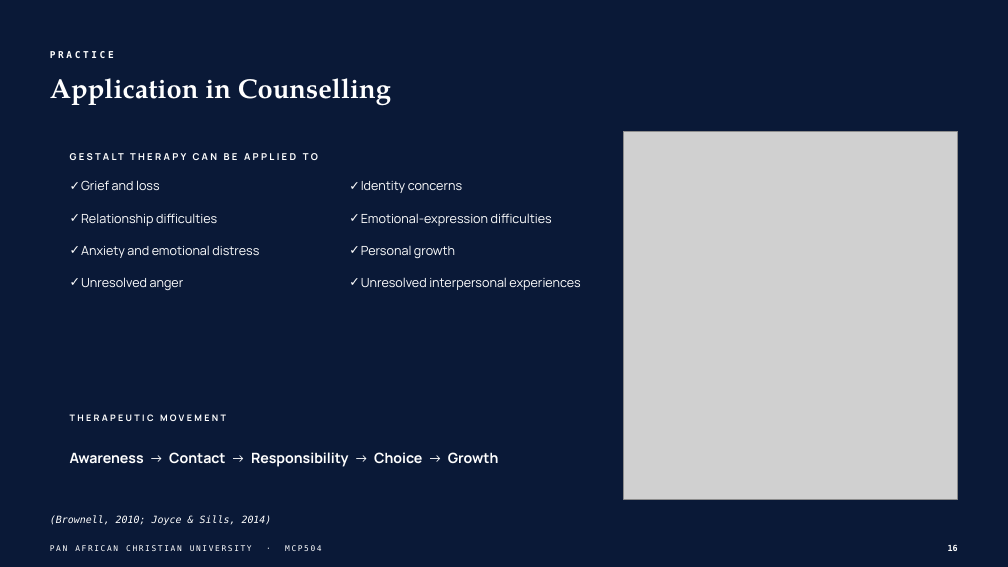
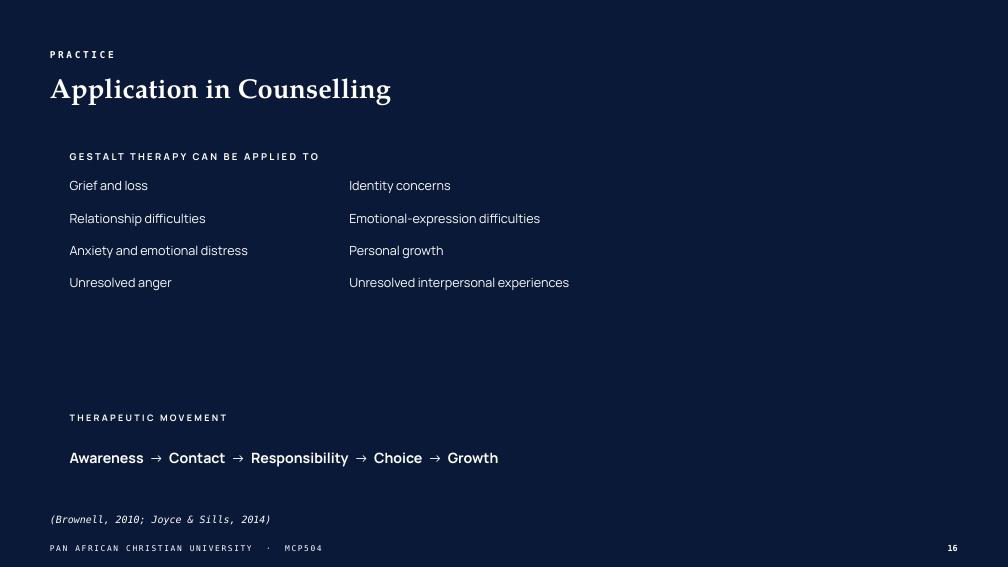
Before and after one commit to wambetebenjamin/Business-e-books, a slide deck: slide 16 of presentations/gestalt-theory-counselling/output/Gestalt Theory and Its Application to Counselling.pptx. Drawn at 1008x567 pixels with LibreOffice and Linux fonts; fonts in the diff are those of the drawing; grey boxes stand for pictures; background and template pictures are left out. Boxes give left, top, right and bottom in pixels: in the first picture for what was removed or moved away, otherwise in the second. Text is boxed around its words. In the diff, an @@ line names an element or a change of style, - is before the commit and + after.

```diff
--- a/presentations/gestalt-theory-counselling/output/Gestalt Theory and Its Application to Counselling.pptx
+++ b/presentations/gestalt-theory-counselling/output/Gestalt Theory and Its Application to Counselling.pptx
@@ picture removed at <box>624,132,958,499</box> @@
@@ text "Grief and loss" at <box>70,180,248,290</box>: bullet ✓ to none @@
@@ text "Identity concerns" at <box>349,181,569,290</box>: bullet ✓ to none @@
```
Also in this commit, not shown: 21 other slides changed, 35 other files.
